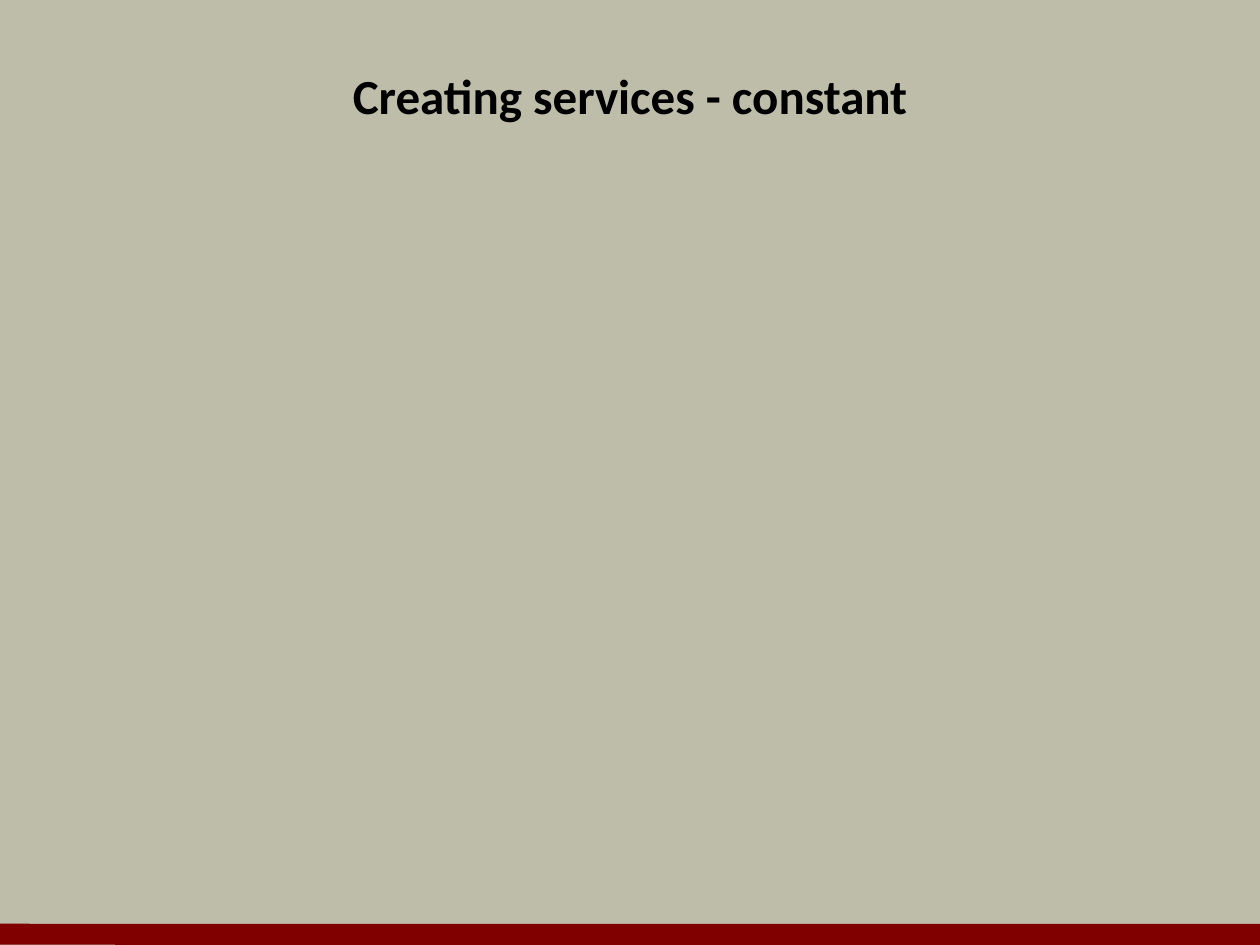
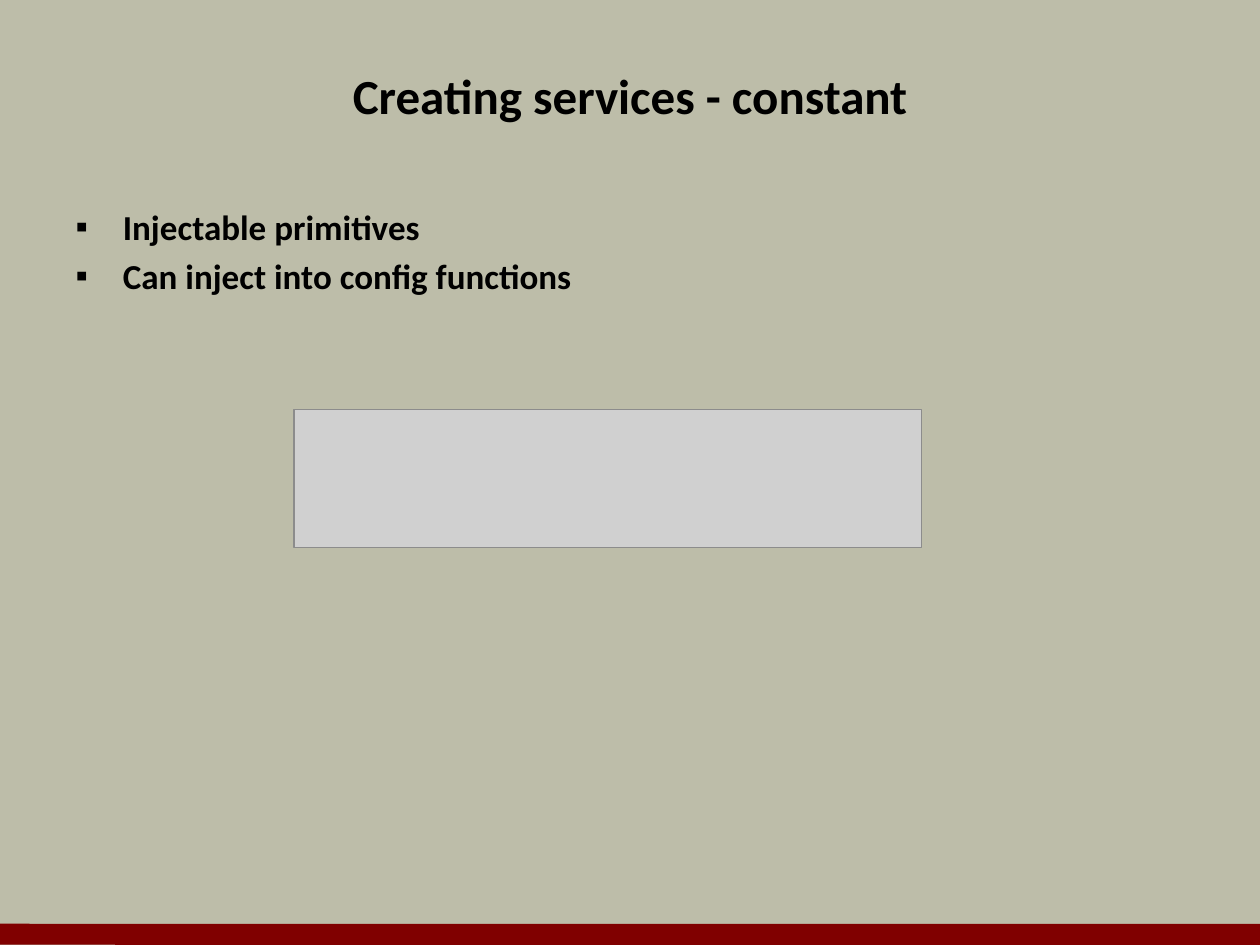
Before and after one commit to OdeToCode/classes, a slide deck: slide 14 of angularjs/slides/04_Services.pptx (slide 17 before the commit). Drawn at 1260x945 pixels with LibreOffice and Linux fonts; fonts in the diff are those of the drawing; grey boxes stand for pictures; background and template pictures are left out. Boxes give left, top, right and bottom in pixels: in the first picture for what was removed or moved away, otherwise in the second. Text is boxed around its words. In the diff, an @@ line names an element or a change of style, - is before the commit and + after.

```diff
--- a/angularjs/slides/04_Services.pptx
+++ b/angularjs/slides/04_Services.pptx
@@ text added at [123,215,571,295], 20 pt, text #000000, bold @@
+▪ Injectable primitives
+▪ Can inject into config functions
@@ picture added at [294,410,921,547] @@
```
Also in this commit, not shown: 14 other slides changed, 5 slides added, 7 slides removed, 36 other files.
